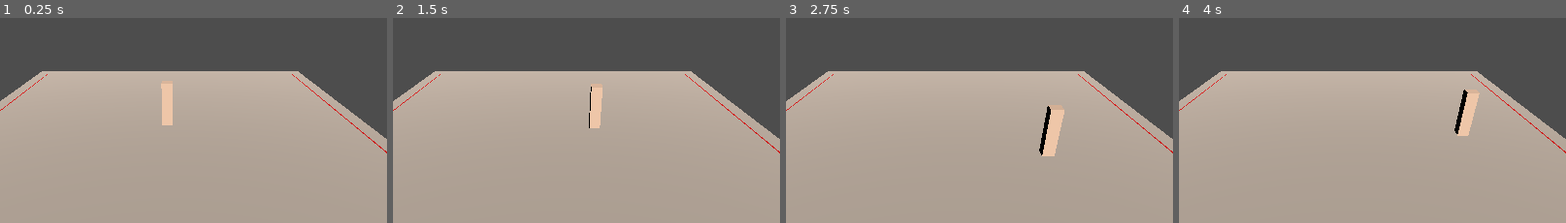
Above: before the commit, frames 1-4 (left to right).
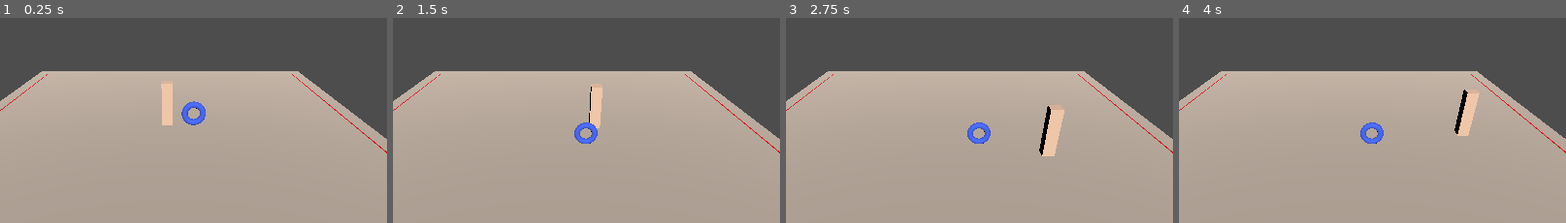
Above: after the commit, the same moments.

Repository: bertille-menguy/jeu
Game: Godot game, scene res://node_3d.tscn
Same seed, same stepped clock (60 frames per second), same inputs: the game is played once before the commit and once after it.
Inputs:
- Up to frame 1 (0.25 s): no input
- Up to frame 2 (1.5 s): tap Enter (ui_accept) at 0.5, 0.77 s; hold Right (ui_right) 0.53-1.28 s; hold Down (ui_down) from 1.28 s (still down)
- Up to frame 3 (2.75 s): tap Enter (ui_accept) at 1.52 s; release Down (ui_down) at 2.03 s; hold Right (ui_right) from 2.03 s (still down)
- Up to frame 4 (4 s): release Right (ui_right) at 2.78 s; hold Up (ui_up) 2.78-3.53 s; tap Enter (ui_accept) at 3.02, 3.77 s; hold Left (ui_left) from 3.53 s (still down)
The pictures show only the part of the screen within x 28-77%, y 8-58%; the shares and areas given below are measured in that part.

The runs differ from the first frame. In frame 1, 0.4% of the frame differs, in the area x 46-54%, y 40-53%; in frame 2, 0.4%; in frame 3, 0.4%; in frame 4, 0.4%.

Commit message:
cerceau modif

Diff:
--- /dev/null
+++ b/Cerceau.gd
@@ -0,0 +1,11 @@
+extends RigidBody3D
+
+
+# Called when the node enters the scene tree for the first time.
+func _ready():
+	pass # Replace with function body.
+
+
+# Called every frame. 'delta' is the elapsed time since the previous frame.
+func _process(delta):
+	pass
--- a/node_3d.tscn
+++ b/node_3d.tscn
@@ -1,7 +1,8 @@
-[gd_scene load_steps=13 format=3 uid="uid://mwtb6bckx0sr"]
+[gd_scene load_steps=17 format=3 uid="uid://mwtb6bckx0sr"]
 
 [ext_resource type="Script" path="res://main.gd" id="1_c8ve8"]
 [ext_resource type="Script" path="res://Gymnaste.gd" id="1_eiwij"]
+[ext_resource type="Script" path="res://Cerceau.gd" id="3_imwty"]
 
 [sub_resource type="WorldBoundaryShape3D" id="WorldBoundaryShape3D_ejkjb"]
 
@@ -27,6 +28,13 @@
 
 [sub_resource type="StandardMaterial3D" id="StandardMaterial3D_88mos"]
 albedo_color = Color(0.996078, 0.827451, 0.701961, 1)
+
+[sub_resource type="SphereShape3D" id="SphereShape3D_6m38f"]
+
+[sub_resource type="StandardMaterial3D" id="StandardMaterial3D_blkwt"]
+albedo_color = Color(0.282353, 0.419608, 1, 1)
+
+[sub_resource type="TorusMesh" id="TorusMesh_ktarm"]
 
 [node name="SalleDeGR" type="Node3D"]
 transform = Transform3D(1, 0, 0, 0, 1, 0, 0, 0, 1, 0, 0, 0.000581026)
@@ -112,6 +120,16 @@
 offset_right = 125.0
 offset_bottom = 48.0
 
-[node name="RigidBody3D" type="RigidBody3D" parent="."]
+[node name="Cerceau" type="RigidBody3D" parent="."]
+transform = Transform3D(1, 0, 0, 0, 1, 0, 0, 0, 1, 0.658951, 1.23872, 0)
+script = ExtResource("3_imwty")
 
-[node name="CollisionShape3D" type="CollisionShape3D" parent="RigidBody3D"]
+[node name="CollisionShape3D" type="CollisionShape3D" parent="Cerceau"]
+transform = Transform3D(2, 0, 0, 0, 2, 0, 0, 0, 2, 1.60603, 1.85884, 3.57432)
+shape = SubResource("SphereShape3D_6m38f")
+
+[node name="MeshInstance3D" type="MeshInstance3D" parent="Cerceau"]
+transform = Transform3D(-0.00106115, 0.0350928, 0.999384, -0.999543, -0.0302245, 0, 0.0302059, -0.998927, 0.0351088, 1.61668, 1.84713, 3.55118)
+material_override = SubResource("StandardMaterial3D_blkwt")
+mesh = SubResource("TorusMesh_ktarm")
+skeleton = NodePath("../..")
